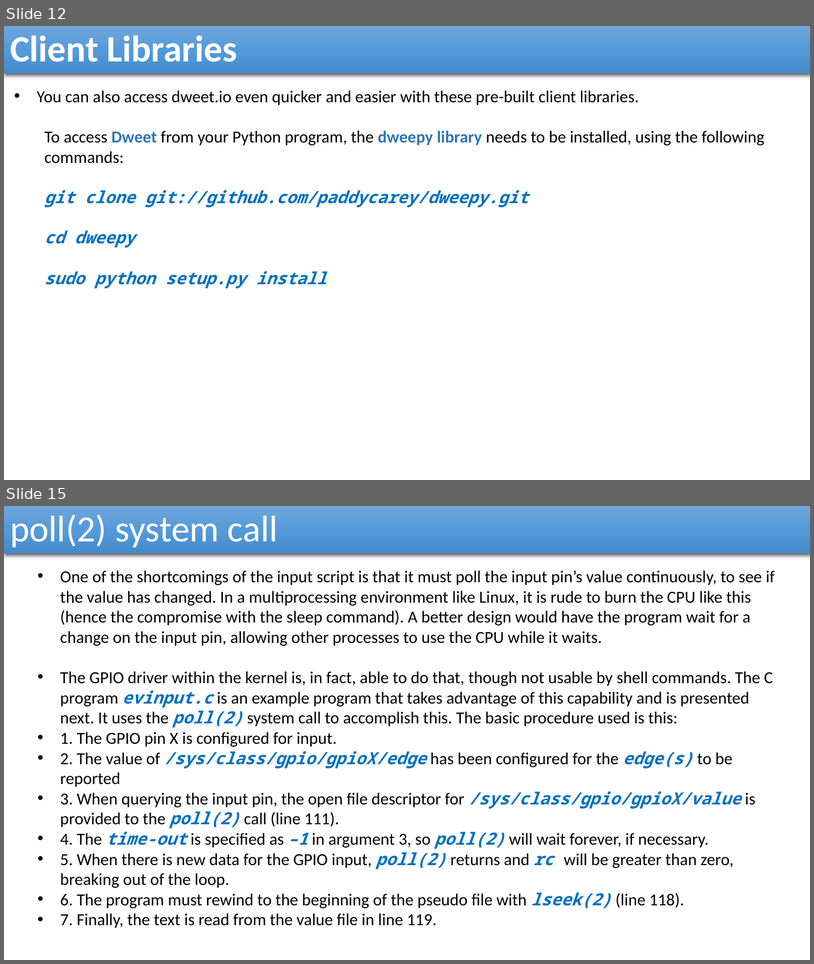
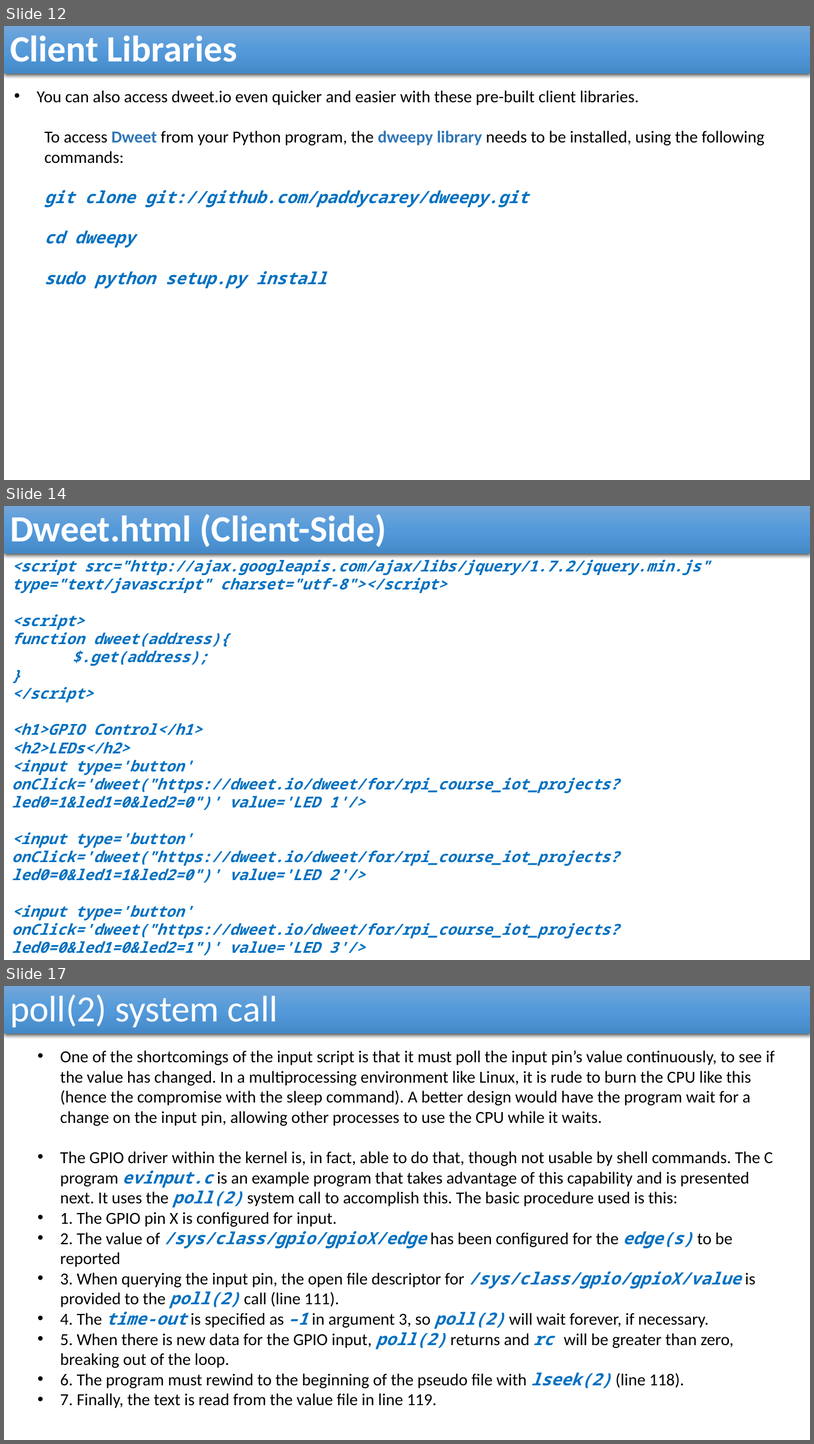
Before and after one commit to reza-arjmandi/rpi-course, a slide deck: session4/presentaion/Internet_Of_Things.pptx. Shown one above the other, each under a label of ours: slides 12 and 15 before the commit, slides 12, 14 and 17 after it; the slides between them are not shown. The pictures are 814x964 and 814x1444 pixels, drawn with LibreOffice and Linux fonts; fonts in the diff are those of the drawing. Boxes give left, top, right and bottom in pixels: in the first picture for what was removed or moved away, otherwise in the second. Text is boxed around its words. In the diff, an @@ line names an element or a change of style, - is before the commit and + after.

Commit message:
session4 IOT projects updated

```diff
--- a/session4/presentaion/Internet_Of_Things.pptx
+++ b/session4/presentaion/Internet_Of_Things.pptx
@@ slide 14 added at [4,506,810,960], background #FFFFFF @@
@@ rectangle added at [4,506,810,554], fill gradient #71A6DB to #559BDB to #448ACA, 44 pt, text #FFFFFF, bold @@
+Dweet.html (Client-Side)
@@ text added at [12,556,710,955], 18 pt, text #0070C0, bold, italic @@
+  <script src="http://ajax.googleapis.com/ajax/libs/jquery/1.7.2/jquery.min.js" type="text/javascript" charset="utf-8"></script>
+  <script>
+  function dweet(address){
+  $.get(address);
+  }
+  </script>
+  <h1>GPIO Control</h1>
+  <h2>LEDs</h2>
+  <input type='button' onClick='dweet("https://dweet.io/dweet/for/rpi_course_iot_projects?led0=1&led1=0&led2=0")' value='LED 1'/>
+  <input type='button' onClick='dweet("https://dweet.io/dweet/for/rpi_course_iot_projects?led0=0&led1=1&led2=0")' value='LED 2'/>
+  <input type='button' onClick='dweet("https://dweet.io/dweet/for/rpi_course_iot_projects?led0=0&led1=0&led2=1")' value='LED 3'/>
@@ what was slide 15 is now slide 17 @@
```
Also in this commit, not shown: 2 slides changed, 1 other slide added, 2 other files.
